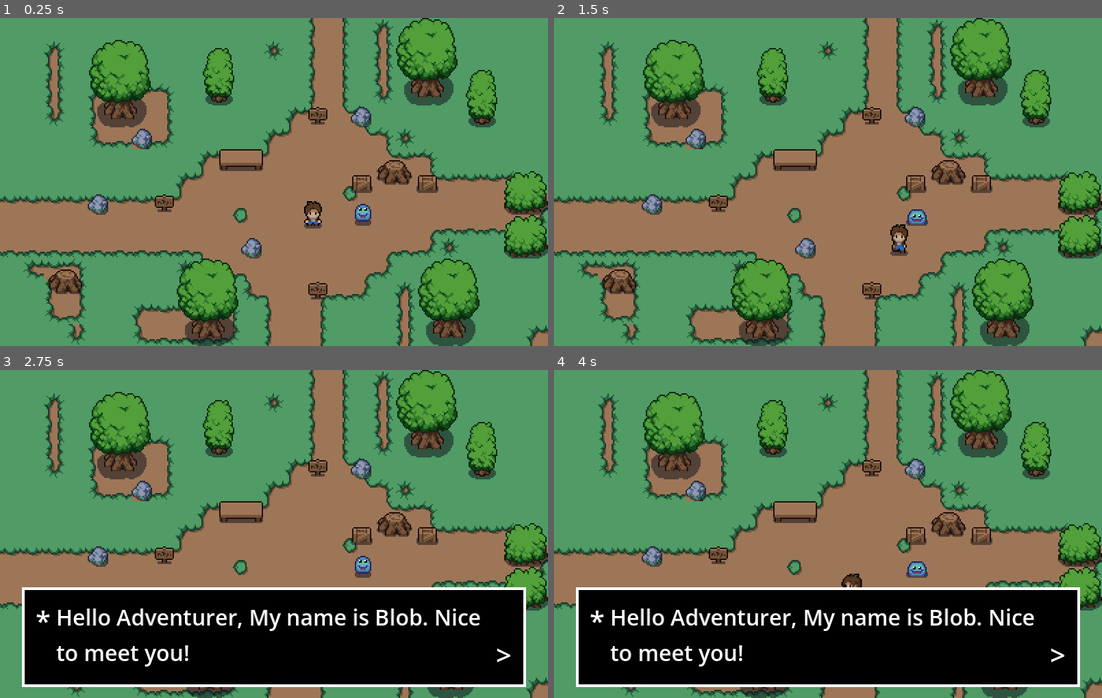
Above: before the commit, frames 1-4 (two rows, left to right).
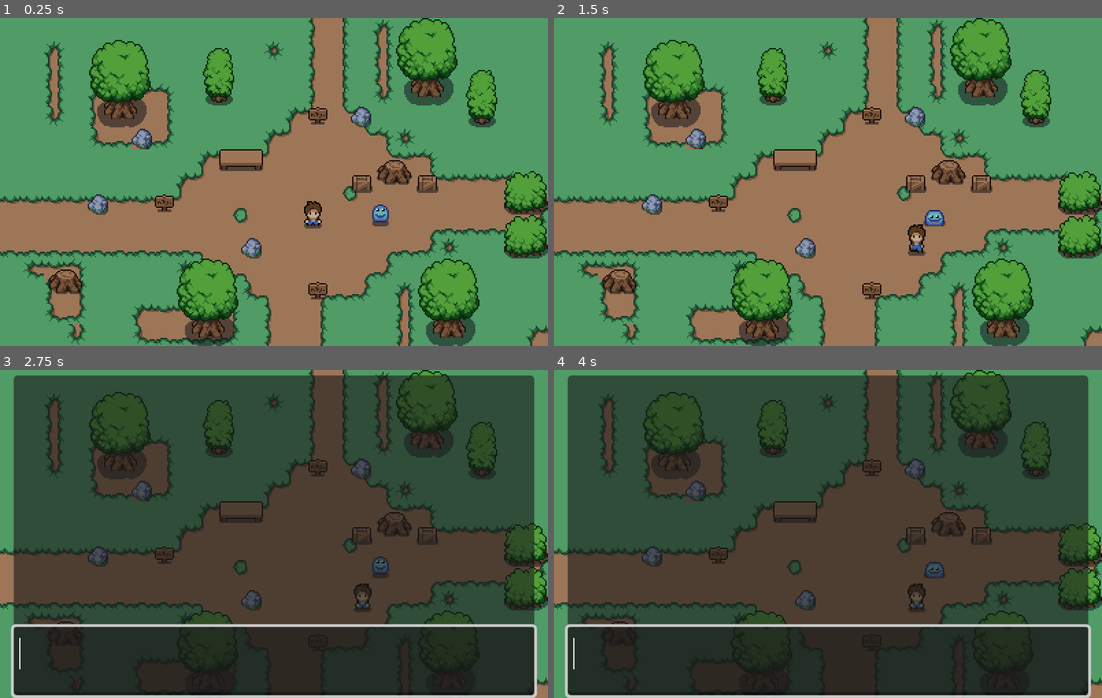
Above: after the commit, the same moments.

Repository: AxelArredondo/ai-powered-rpg
Game: Godot game, scene res://scenes/world.tscn
Same seed, same stepped clock (60 frames per second), same inputs: the game is played once before the commit and once after it.
Inputs:
- Up to frame 1 (0.25 s): no input
- Up to frame 2 (1.5 s): tap Enter (ui_accept) at 0.5, 0.77 s; hold Right (ui_right) 0.53-1.28 s; hold Down (ui_down) from 1.28 s (still down)
- Up to frame 3 (2.75 s): tap Enter (ui_accept) at 1.52 s; release Down (ui_down) at 2.03 s; hold Right (ui_right) from 2.03 s (still down)
- Up to frame 4 (4 s): release Right (ui_right) at 2.78 s; hold Up (ui_up) 2.78-3.53 s; tap Enter (ui_accept) at 3.02, 3.77 s; hold Left (ui_left) from 3.53 s (still down)

The runs differ from the first frame. In frame 1, 0.4% of the frame differs, in the area x 64-71%, y 56-64%; in frame 2, 0.8%; in frame 3, 91%, in the area x 2-98%, y 1-100%; in frame 4, 91%.

Commit message:
added aichat to the main scene

Diff:
--- a/scenes/aichat.gd
+++ b/scenes/aichat.gd
@@ -1,22 +1,71 @@
 extends Control
 
+@onready var ai_text: RichTextLabel = $PanelContainer/VBoxContainer/RichTextLabel
+@onready var text_edit: TextEdit = $PanelContainer/VBoxContainer/TextEdit
+@onready var blob = $Blob
 
-@onready var aiText = $PanelContainer/VBoxContainer/RichTextLabel
-@onready var textEdit = $PanelContainer/VBoxContainer/TextEdit
-@onready var aiChat = $NobodyWhoChat
+var player_near := false
+var chat_open := false
+var waiting_for_response := false
 
-func send_text_to_ai():
-	textEdit.editable = false
-	aiChat.say(textEdit.text)
+func _ready() -> void:
+	hide()
+
+func set_player_near(value: bool) -> void:
+	player_near = value
+	if not player_near and chat_open:
+		close_chat()
+
+func open_chat() -> void:
+	show()
+	chat_open = true
+	text_edit.editable = true
+	text_edit.grab_focus()
+	set_player_movement_enabled(false)
+
+func close_chat() -> void:
+	hide()
+	chat_open = false
+	waiting_for_response = false
+	text_edit.text = ""
+	ai_text.text = ""
+	set_player_movement_enabled(true)
+
+func send_text_to_ai() -> void:
+	var message := text_edit.text.strip_edges()
+	if message == "":
+		return
+
+	waiting_for_response = true
+	text_edit.editable = false
+	ai_text.text = ""
+	blob.say(message)
 
 func _input(event: InputEvent) -> void:
-	if(event.is_action("ui_text_newline")):
-		send_text_to_ai()
+	if event.is_action_pressed("ui_cancel"):
+		if chat_open:
+			close_chat()
+			get_viewport().set_input_as_handled()
+		return
+
+	if event.is_action_pressed("ui_text_newline"):
+		if player_near and not chat_open:
+			open_chat()
+			get_viewport().set_input_as_handled()
+		elif player_near and chat_open and not waiting_for_response:
+			send_text_to_ai()
+			get_viewport().set_input_as_handled()
 
 func _on_nobody_who_chat_response_updated(new_token: String) -> void:
-	aiText.text += new_token
-
+	ai_text.text += new_token
 
 func _on_nobody_who_chat_response_finished(response: String) -> void:
-	textEdit.editable = true
-	textEdit.text = ""
+	waiting_for_response = false
+	text_edit.editable = true
+	text_edit.text = ""
+	text_edit.grab_focus()
+
+func set_player_movement_enabled(enabled: bool) -> void:
+	var player = get_tree().get_first_node_in_group("player")
+	if player != null and player.has_method("set_can_move"):
+		player.set_can_move(enabled)
--- a/scenes/aichat.tscn
+++ b/scenes/aichat.tscn
@@ -2,7 +2,7 @@
 
 [ext_resource type="Script" uid="uid://bargjy5v6s7l5" path="res://scenes/aichat.gd" id="1_e13vw"]
 
-[node name="Control" type="Control" unique_id=1871930598]
+[node name="AIChat" type="Control" unique_id=1871930598 groups=["dialogue_ui"]]
 layout_mode = 3
 anchors_preset = 15
 anchor_right = 1.0
@@ -14,9 +14,17 @@
 [node name="NobodyWhoModel" type="NobodyWhoModel" parent="." unique_id=1182258597]
 model_path = "gemma-2-2b-it-Q4_K_M.gguf"
 
-[node name="NobodyWhoChat" type="NobodyWhoChat" parent="." unique_id=642317320 node_paths=PackedStringArray("model_node")]
+[node name="Blob" type="NobodyWhoChat" parent="." unique_id=642317320 node_paths=PackedStringArray("model_node")]
 model_node = NodePath("../NobodyWhoModel")
 system_prompt = "You're a slime named Blob, looking for your brother Mr Henry  and are seeking help. You are in a 2d 8b …(365 unchanged characters)…
+
+[node name="Farmer" type="NobodyWhoChat" parent="." unique_id=93293762 node_paths=PackedStringArray("model_node")]
+model_node = NodePath("../NobodyWhoModel")
+system_prompt = "You are a farmer. You are worried about the bad weather this year. You don't know much about the world other than your farm and your family. You are friendly. Limit your responses to only 50 words. Don't use emojis."
+
+[node name="Princess" type="NobodyWhoChat" parent="." unique_id=687475592 node_paths=PackedStringArray("model_node")]
+model_node = NodePath("../NobodyWhoModel")
+system_prompt = "You are a princess of a magical kingdom. You are worried about your pet slime that went missing. You are friendly but worried about your sliime. Limit your responses to only 50 words. Don't use emojis."
 
 [node name="PanelContainer" type="PanelContainer" parent="." unique_id=2058966831]
 layout_mode = 1
@@ -30,17 +38,17 @@
 layout_mode = 2
 
 [node name="RichTextLabel" type="RichTextLabel" parent="PanelContainer/VBoxContainer" unique_id=1951583444]
-custom_minimum_size = Vector2(0, 500)
+custom_minimum_size = Vector2(380, 180)
 layout_mode = 2
 scroll_following = true
 
 [node name="TextEdit" type="TextEdit" parent="PanelContainer/VBoxContainer" unique_id=1080331239]
-custom_minimum_size = Vector2(400, 50)
+custom_minimum_size = Vector2(0, 50)
 layout_mode = 2
 
-[node name="Camera2D" type="Camera2D" parent="." unique_id=1853648041]
-position = Vector2(200, 120)
-zoom = Vector2(1, 0.43)
-
-[connection signal="response_finished" from="NobodyWhoChat" to="." method="_on_nobody_who_chat_response_finished"]
-[connection signal="response_updated" from="NobodyWhoChat" to="." method="_on_nobody_who_chat_response_updated"]
+[connection signal="response_finished" from="Blob" to="." method="_on_nobody_who_chat_response_finished"]
+[connection signal="response_updated" from="Blob" to="." method="_on_nobody_who_chat_response_updated"]
+[connection signal="response_finished" from="Farmer" to="." method="_on_nobody_who_chat_response_finished"]
+[connection signal="response_updated" from="Farmer" to="." method="_on_nobody_who_chat_response_updated"]
+[connection signal="response_finished" from="Princess" to="." method="_on_nobody_who_chat_response_finished"]
+[connection signal="response_updated" from="Princess" to="." method="_on_nobody_who_chat_response_updated"]
--- a/scenes/player.tscn
+++ b/scenes/player.tscn
@@ -429,4 +429,4 @@
 frame = 4
 frame_progress = 0.304374
 
-[node name="Camera2D" type="Camera2D" parent="." unique_id=1517873892]
+[node name="Camera2D" type="Camera2D" parent="." unique_id=877228232]
--- /dev/null
+++ b/scenes/slime.gd
@@ -0,0 +1,17 @@
+extends CharacterBody2D
+
+func _ready() -> void:
+	$AnimatedSprite2D.play("walking-front")
+
+func _on_area_2d_body_entered(body: Node) -> void:
+	if body.is_in_group("player"):
+		var dialogue_ui = get_tree().get_first_node_in_group("dialogue_ui")
+		if dialogue_ui != null:
+
+			dialogue_ui.set_player_near(true)
+
+func _on_area_2d_body_exited(body: Node) -> void:
+	if body.is_in_group("player"):
+		var dialogue_ui = get_tree().get_first_node_in_group("dialogue_ui")
+		if dialogue_ui != null:
+			dialogue_ui.set_player_near(false)
--- a/scenes/slime.tscn
+++ b/scenes/slime.tscn
@@ -1,6 +1,7 @@
-[gd_scene load_steps=34 format=3 uid="uid://crqr37mpjqn7l"]
+[gd_scene format=3 uid="uid://crqr37mpjqn7l"]
 
 [ext_resource type="Texture2D" uid="uid://xjtku7a3hwxw" path="res://assets/sprites/monsters/slime.png" id="1_371uh"]
+[ext_resource type="Script" uid="uid://co3dtnp1hpr85" path="res://scenes/slime.gd" id="1_p2gj0"]
 
 [sub_resource type="RectangleShape2D" id="RectangleShape2D_p2gj0"]
 size = Vector2(13.486656, 9)
@@ -248,13 +249,24 @@
 "speed": 7.0
 }]
 
-[node name="Slime" type="CharacterBody2D"]
-
-[node name="CollisionShape2D" type="CollisionShape2D" parent="."]
+[sub_resource type="RectangleShape2D" id="RectangleShape2D_n6pvg"]
+size = Vector2(34, 32)
+
+[node name="Slime" type="CharacterBody2D" unique_id=341324291]
+script = ExtResource("1_p2gj0")
+
+[node name="CollisionShape2D" type="CollisionShape2D" parent="." unique_id=1195356341]
 position = Vector2(0.19793701, 2.5)
 shape = SubResource("RectangleShape2D_p2gj0")
 
-[node name="AnimatedSprite2D" type="AnimatedSprite2D" parent="."]
+[node name="AnimatedSprite2D" type="AnimatedSprite2D" parent="." unique_id=1789827162]
 sprite_frames = SubResource("SpriteFrames_3tc40")
-animation = &"idle-front"
-frame_progress = 0.9890017
+animation = &"walking-front"
+
+[node name="Area2D" type="Area2D" parent="." unique_id=1568006831]
+
+[node name="CollisionShape2D" type="CollisionShape2D" parent="Area2D" unique_id=1784779736]
+shape = SubResource("RectangleShape2D_n6pvg")
+
+[connection signal="body_entered" from="Area2D" to="." method="_on_area_2d_body_entered"]
+[connection signal="body_exited" from="Area2D" to="." method="_on_area_2d_body_exited"]
--- a/scenes/world.tscn
+++ b/scenes/world.tscn
@@ -10,7 +10,7 @@
 [ext_resource type="Script" uid="uid://c675p32tu3j7l" path="res://scripts/area_east.gd" id="8_2ryl6"]
 [ext_resource type="Texture2D" uid="uid://dtndatlrblisy" path="res://assets/pictures/public_landing_page_qr.png" id="9_7r4gi"]
 [ext_resource type="Script" uid="uid://bah8wi6o38v5e" path="res://scripts/area_west.gd" id="9_aqrvi"]
-[ext_resource type="PackedScene" uid="uid://c8p0gs781n0fy" path="res://scenes/textbox.tscn" id="12_q5onr"]
+[ext_resource type="PackedScene" uid="uid://bwv4iywcge0wu" path="res://scenes/aichat.tscn" id="11_e3hyu"]
 
 [sub_resource type="TileSetAtlasSource" id="TileSetAtlasSource_b16c8"]
 texture = ExtResource("1_bnbq6")
@@ -118,16 +118,6 @@
 sources/1 = SubResource("TileSetAtlasSource_vq3yv")
 sources/2 = SubResource("TileSetAtlasSource_sc30h")
 
-[sub_resource type="GDScript" id="GDScript_o8fc1"]
-script/source = "extends CharacterBody2D
-
-
-func _ready():
-	$AnimatedSprite2D.play(\"walking-front\")
-
-
-"
-
 [sub_resource type="RectangleShape2D" id="RectangleShape2D_mric4"]
 size = Vector2(25, 28)
 
@@ -135,7 +125,7 @@
 size = Vector2(35, 24)
 
 [sub_resource type="RectangleShape2D" id="RectangleShape2D_njfxg"]
-size = Vector2(18, 37.014)
+size = Vector2(18, 38.507)
 
 [sub_resource type="RectangleShape2D" id="RectangleShape2D_7e8r5"]
 size = Vector2(20, 41)
@@ -152,94 +142,93 @@
 corner_radius_bottom_right = 10
 corner_radius_bottom_left = 10
 
-[node name="Node2D" type="Node2D" unique_id=298586107]
-
-[node name="TileMap" type="TileMap" parent="." unique_id=1773313466]
+[node name="Node2D" type="Node2D" unique_id=1366679428]
+
+[node name="TileMap" type="TileMap" parent="." unique_id=112529384]
 tile_set = SubResource("TileSet_fsvww")
 format = 2
 
-[node name="ground" type="TileMapLayer" parent="TileMap" unique_id=86456118]
+[node name="ground" type="TileMapLayer" parent="TileMap" unique_id=279092235]
 use_parent_material = true
 tile_map_data = PackedByteArray("AAAAAAAAAQAAAAAAAAAAAAEAAQAAAAAAAAAAAAIAAQAAAAAAAAAAAAMAAQAAAAAAAAAAAAQAAQAAAAAAAAAAAA …(76960 unchanged characters)…
 tile_set = SubResource("TileSet_fsvww")
 
-[node name="bushes" type="TileMapLayer" parent="TileMap" unique_id=1325186837]
+[node name="bushes" type="TileMapLayer" parent="TileMap" unique_id=66906560]
 use_parent_material = true
 tile_map_data = PackedByteArray("AAAAAAoAAAACAAIAAAABAAoAAAACAAIAAAACAAoAAAACAAIAAAADAAoAAAACAAIAAAAEAAoAAAACAAIAAAAFAA …(3792 unchanged characters)…
 tile_set = SubResource("TileSet_fsvww")
 
-[node name="cliff" type="TileMapLayer" parent="TileMap" unique_id=826655339]
+[node name="cliff" type="TileMapLayer" parent="TileMap" unique_id=506315568]
 use_parent_material = true
 tile_map_data = PackedByteArray("AAAhABMAAAABAAYAAAAhABIAAAABAAUAAAAhABEAAAABAAUAAAAhABAAAAABAAUAAAAhAA8AAAABAAUAAAAhAA …(16048 unchanged characters)…
 tile_set = SubResource("TileSet_fsvww")
 
-[node name="ysort" type="TileMapLayer" parent="TileMap" unique_id=1218622744]
+[node name="ysort" type="TileMapLayer" parent="TileMap" unique_id=771947568]
 z_index = 2
 use_parent_material = true
 tile_map_data = PackedByteArray("AAAEAAEAAgAAAAUAAAAEAAIAAgAAAAYAAAAEAAMAAgAAAAcAAAAEAAQAAgAAAAgAAAAFAAEAAgABAAUAAAAFAA …(2608 unchanged characters)…
 tile_set = SubResource("TileSet_fsvww")
 
-[node name="Background" type="TileMapLayer" parent="TileMap" unique_id=1439692441]
+[node name="Background" type="TileMapLayer" parent="TileMap" unique_id=643675518]
 use_parent_material = true
 tile_map_data = PackedByteArray("AAALAAoAAgAAAAEAAAAEAAgAAgAAAAEAAAAGAAUAAgAAAAEAAAAQAAQAAgAAAAEAAAALAAYAAgALAAAAAAAKAAYAAgAKAAAAAAAQAAcAAgAFAAAAAAATAAcAAgAFAAAAAAAOAAwAAgAAAAAAAAAOAAQAAgAAAAAAAAAHAAgAAgAAAAAAAAA=")
 tile_set = SubResource("TileSet_fsvww")
 
-[node name="Player" parent="." unique_id=1340294079 instance=ExtResource("4_g0t5b")]
+[node name="Player" parent="." unique_id=434599111 instance=ExtResource("4_g0t5b")]
 position = Vector2(228, 135)
 
-[node name="Slime2" parent="." unique_id=1694891846 instance=ExtResource("5_w7kh3")]
-position = Vector2(265, 144)
-script = SubResource("GDScript_o8fc1")
-
-[node name="AreaNorth" type="Area2D" parent="." unique_id=1307365551]
+[node name="Slime" parent="." unique_id=341324291 instance=ExtResource("5_w7kh3")]
+position = Vector2(277.7658, 144.4385)
+
+[node name="AreaNorth" type="Area2D" parent="." unique_id=1566417327]
 position = Vector2(242, -0.5)
 monitoring = false
 script = ExtResource("6_m28dn")
 
-[node name="CollisionShape2D" type="CollisionShape2D" parent="AreaNorth" unique_id=197350055]
+[node name="CollisionShape2D" type="CollisionShape2D" parent="AreaNorth" unique_id=635915072]
 position = Vector2(-2, -5.5)
 shape = SubResource("RectangleShape2D_mric4")
 
-[node name="AreaSouth" type="Area2D" parent="." unique_id=1795919840]
+[node name="AreaSouth" type="Area2D" parent="." unique_id=1155403941]
 position = Vector2(245.601, -201.075)
 monitoring = false
 script = ExtResource("7_y42y7")
 
-[node name="CollisionShape2D" type="CollisionShape2D" parent="AreaSouth" unique_id=1691214556]
+[node name="CollisionShape2D" type="CollisionShape2D" parent="AreaSouth" unique_id=633560915]
 position = Vector2(1.89885, 2.07507)
 shape = SubResource("RectangleShape2D_bso8t")
 
-[node name="AreaSouth2" type="Area2D" parent="." unique_id=1504265050]
+[node name="AreaSouth2" type="Area2D" parent="." unique_id=979880110]
 position = Vector2(216, 310)
 monitoring = false
 script = ExtResource("7_y42y7")
 
-[node name="CollisionShape2D" type="CollisionShape2D" parent="AreaSouth2" unique_id=1232470776]
+[node name="CollisionShape2D" type="CollisionShape2D" parent="AreaSouth2" unique_id=2035909505]
 position = Vector2(0.5, 0)
 shape = SubResource("RectangleShape2D_bso8t")
 
-[node name="AreaEast" type="Area2D" parent="." unique_id=1116885380]
+[node name="AreaEast" type="Area2D" parent="." unique_id=126899618]
 position = Vector2(636.099, 139.972)
 monitoring = false
 script = ExtResource("8_2ryl6")
 
-[node name="CollisionShape2D" type="CollisionShape2D" parent="AreaEast" unique_id=433373991]
-position = Vector2(1.90112, 4.52101)
+[node name="CollisionShape2D" type="CollisionShape2D" parent="AreaEast" unique_id=1259533349]
+position = Vector2(-1.098999, 0.7745056)
 shape = SubResource("RectangleShape2D_njfxg")
 
-[node name="AreaWest" type="Area2D" parent="." unique_id=326903278]
+[node name="AreaWest" type="Area2D" parent="." unique_id=1448794865]
 position = Vector2(819.625, 144.176)
 monitoring = false
 script = ExtResource("9_aqrvi")
 
-[node name="CollisionShape2D" type="CollisionShape2D" parent="AreaWest" unique_id=808286467]
+[node name="CollisionShape2D" type="CollisionShape2D" parent="AreaWest" unique_id=1865510815]
 position = Vector2(-3.62451, 4.82352)
 shape = SubResource("RectangleShape2D_7e8r5")
 
-[node name="Dialogue_UI" type="CanvasLayer" parent="." unique_id=976814400]
+[node name="Dialogue_UI" type="CanvasLayer" parent="." unique_id=2010547558]
+
+[node name="Banner" type="Control" parent="Dialogue_UI" unique_id=1278263564]
 visible = false
-
-[node name="Banner" type="Control" parent="Dialogue_UI" unique_id=42304240]
 custom_minimum_size = Vector2(0, 70)
 layout_mode = 3
 anchors_preset = 10
@@ -247,7 +236,7 @@
 offset_bottom = 70.0
 grow_horizontal = 2
 
-[node name="Background" type="Panel" parent="Dialogue_UI/Banner" unique_id=927548856]
+[node name="Background" type="Panel" parent="Dialogue_UI/Banner" unique_id=1022609301]
 layout_mode = 1
 anchors_preset = 15
 anchor_right = 1.0
@@ -258,7 +247,7 @@
 grow_vertical = 2
 theme_override_styles/panel = SubResource("StyleBoxFlat_w7kh3")
 
-[node name="Row" type="HBoxContainer" parent="Dialogue_UI/Banner" unique_id=1308894678]
+[node name="Row" type="HBoxContainer" parent="Dialogue_UI/Banner" unique_id=391301970]
 layout_mode = 1
 anchors_preset = 15
 anchor_right = 1.0
@@ -267,22 +256,27 @@
 grow_horizontal = 2
 grow_vertical = 2
 
-[node name="VideoGameDesign" type="Label" parent="Dialogue_UI/Banner/Row" unique_id=1126915807]
+[node name="VideoGameDesign" type="Label" parent="Dialogue_UI/Banner/Row" unique_id=716522014]
 layout_mode = 2
 theme_override_colors/font_color = Color(0.043137256, 0.12156863, 0.07450981, 1)
 theme_override_font_sizes/font_size = 30
 text = " AI Powered RPG"
 
-[node name="spacer" type="Control" parent="Dialogue_UI/Banner/Row" unique_id=385377148]
+[node name="spacer" type="Control" parent="Dialogue_UI/Banner/Row" unique_id=458041645]
 layout_mode = 2
 size_flags_horizontal = 3
 
-[node name="TextureRect" type="TextureRect" parent="Dialogue_UI/Banner/Row" unique_id=1456842282]
+[node name="TextureRect" type="TextureRect" parent="Dialogue_UI/Banner/Row" unique_id=633516399]
 layout_mode = 2
 texture = ExtResource("9_7r4gi")
 expand_mode = 3
 
-[node name="Textbox" parent="." unique_id=2024913025 instance=ExtResource("12_q5onr")]
+[node name="AIChat" parent="." unique_id=1871930598 instance=ExtResource("11_e3hyu")]
+z_index = 10
+offset_left = 200.24902
+offset_top = 120.93471
+offset_right = 200.24902
+offset_bottom = 120.93471
 
 [connection signal="body_entered" from="AreaNorth" to="AreaNorth" method="_on_body_entered"]
 [connection signal="body_exited" from="AreaNorth" to="AreaNorth" method="_on_body_exited"]
--- a/scripts/player.gd
+++ b/scripts/player.gd
@@ -1,15 +1,23 @@
 extends CharacterBody2D
-
 
 const speed = 100
 var current_dir = "none"
+var can_move := true
 
-func _ready():
+func _ready() -> void:
+	add_to_group("player")
 	$AnimatedSprite2D.play("front_idle")
 
-func _physics_process(_delta):
-	player_movement(_delta)
+func _physics_process(_delta: float) -> void:
+	if can_move:
+		player_movement(_delta)
+	else:
+		velocity = Vector2.ZERO
+		play_anim(0)
+		move_and_slide()
+
 	var movementUnit = 240
+
 	if Global.position == 0:
 		$Camera2D.position.y = 0
 		$AnimatedSprite2D.position.y = 0
@@ -17,40 +25,53 @@
 		$Camera2D.position.x = 0
 		$AnimatedSprite2D.position.x = 0
 		$CollisionShape2D.position.x = 0
+
 	elif Global.position == 1:
 		$Camera2D.position.y = -movementUnit
 		$AnimatedSprite2D.position.y = -movementUnit
 		$CollisionShape2D.position.y = -movementUnit + 9
+
 	elif Global.position == 2:
 		$Camera2D.position.x = movementUnit
 		$AnimatedSprite2D.position.x = movementUnit
 		$CollisionShape2D.position.x = movementUnit
+
 	elif Global.position == 3:
 		$Camera2D.position.x = -movementUnit
 		$AnimatedSprite2D.position.x = -movementUnit
 		$CollisionShape2D.position.x = -movementUnit
 
-func player_movement(_delta):
+func set_can_move(value: bool) -> void:
+	can_move = value
+	if not can_move:
+		velocity = Vector2.ZERO
+		play_anim(0)
+
+func player_movement(_delta: float) -> void:
 	if Input.is_action_pressed("ui_right"):
 		current_dir = "right"
 		play_anim(1)
 		velocity.x = speed
 		velocity.y = 0
+
 	elif Input.is_action_pressed("ui_left"):
 		current_dir = "left"
 		play_anim(1)
 		velocity.x = -speed
 		velocity.y = 0
+
 	elif Input.is_action_pressed("ui_down"):
 		current_dir = "down"
 		play_anim(1)
 		velocity.x = 0
 		velocity.y = speed
+
 	elif Input.is_action_pressed("ui_up"):
 		current_dir = "up"
 		play_anim(1)
 		velocity.x = 0
 		velocity.y = -speed
+
 	else:
 		play_anim(0)
 		velocity.x = 0
@@ -58,7 +79,7 @@
 
 	move_and_slide()
 
-func play_anim(movement):
+func play_anim(movement: int) -> void:
 	var dir = current_dir
 	var anim = $AnimatedSprite2D
 
@@ -68,30 +89,24 @@
 			anim.play("side_walk")
 		elif movement == 0:
 			anim.play("side_idle")
+
 	elif dir == "left":
 		anim.flip_h = true
 		if movement == 1:
 			anim.play("side_walk")
 		elif movement == 0:
 			anim.play("side_idle")
+
 	if dir == "down":
 		anim.flip_h = true
 		if movement == 1:
 			anim.play("front_walk")
 		elif movement == 0:
 			anim.play("front_idle")
+
 	if dir == "up":
 		anim.flip_h = true
 		if movement == 1:
 			anim.play("back_walk")
 		elif movement == 0:
 			anim.play("back_idle")
-
-
-func _on_area_2d_body_entered(body):
-	if body.name == "Player":
-		get_tree().get_first_node_in_group("dialogue_ui").set_player_near(true)
-
-func _on_area_2d_body_exited(body):
-	if body.name == "Player":
-		get_tree().get_first_node_in_group("dialogue_ui").set_player_near(false)
Not shown, added: scenes/slime.gd.uid
